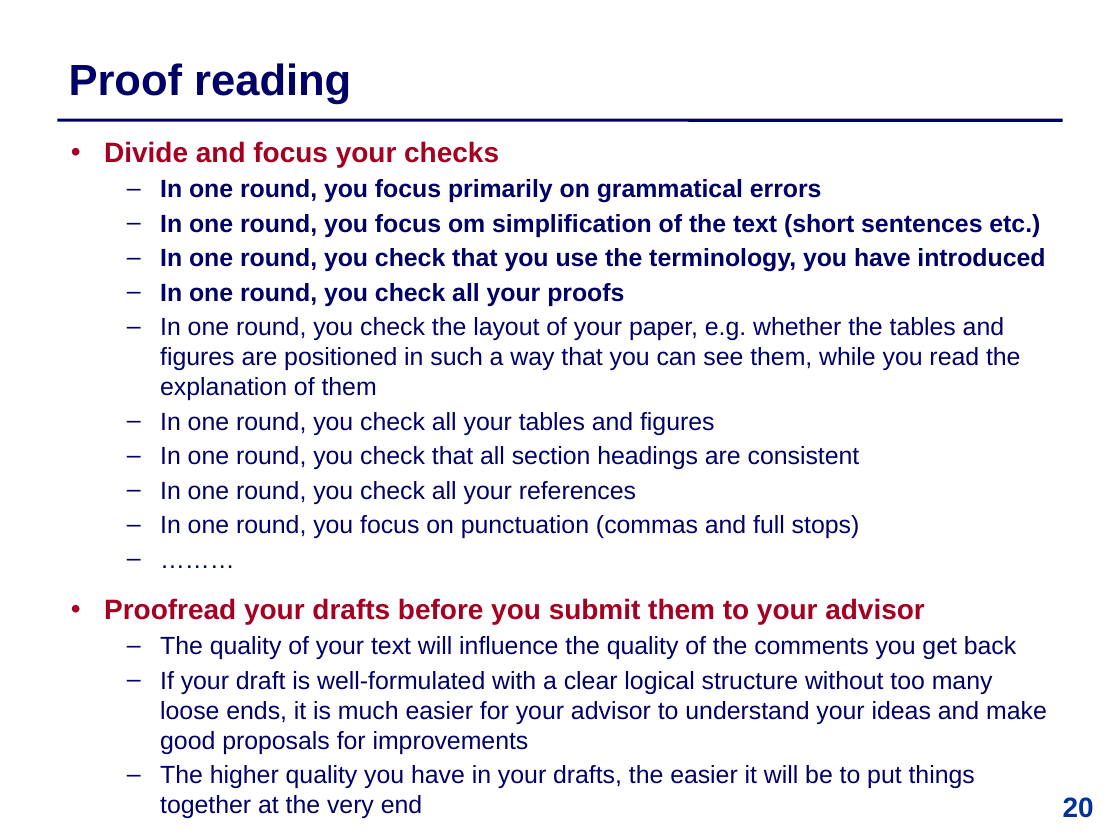
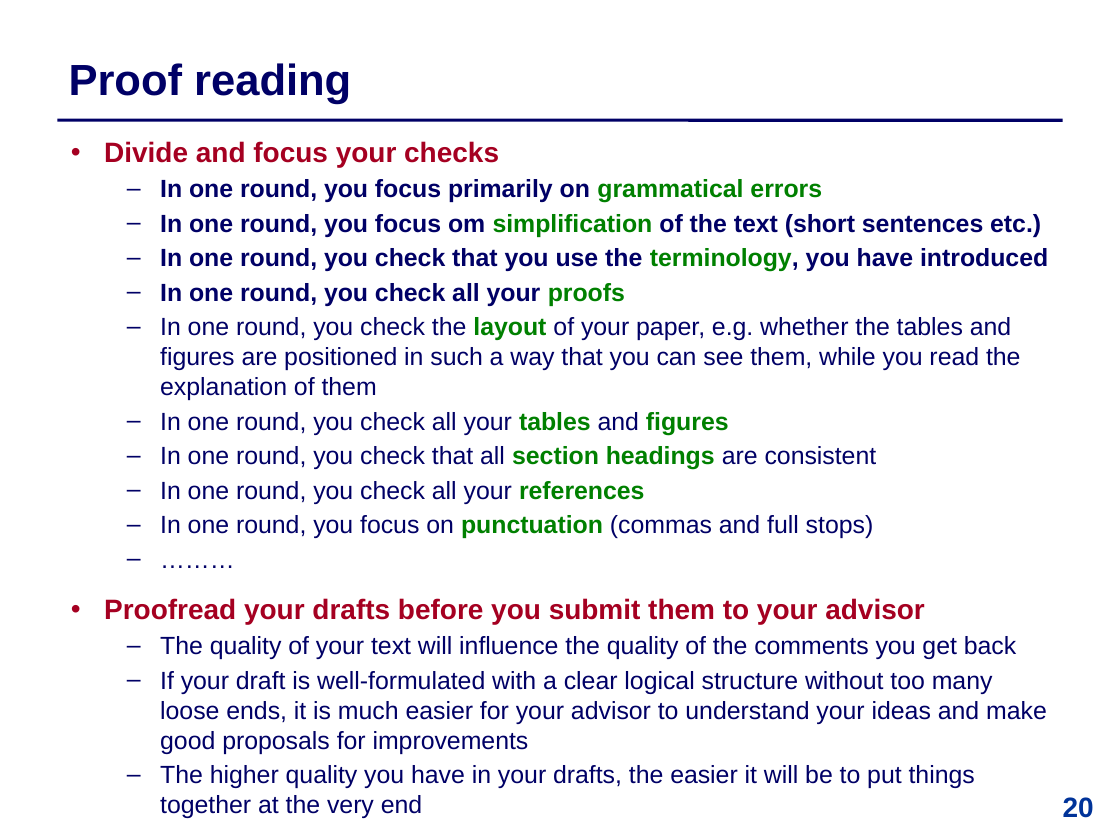
Before and after one commit to IntProgAU/Materiale, a slide deck: slide 20 of web/b25/2 Academic Writing and Oral Presentation.pptx. Drawn at 1120x840 pixels with LibreOffice and Linux fonts; fonts in the diff are those of the drawing. Boxes give left, top, right and bottom in pixels: in the first picture for what was removed or moved away, otherwise in the second. Text is boxed around its words. In the diff, an @@ line names an element or a change of style, - is before the commit and + after.

```diff
--- a/web/b25/2 Academic Writing and Oral Presentation.pptx
+++ b/web/b25/2 Academic Writing and Oral Presentation.pptx
@@ text at box(160, 179, 1048, 538): text colour #000066 to #008000 in "grammatical errors", "simplification", "terminology,", "proofs" and 5 more places; bold on in "layout", "tables figures", "section headings", "references" and 1 more places @@
```
Also in this commit, not shown: 7 other slides changed.
